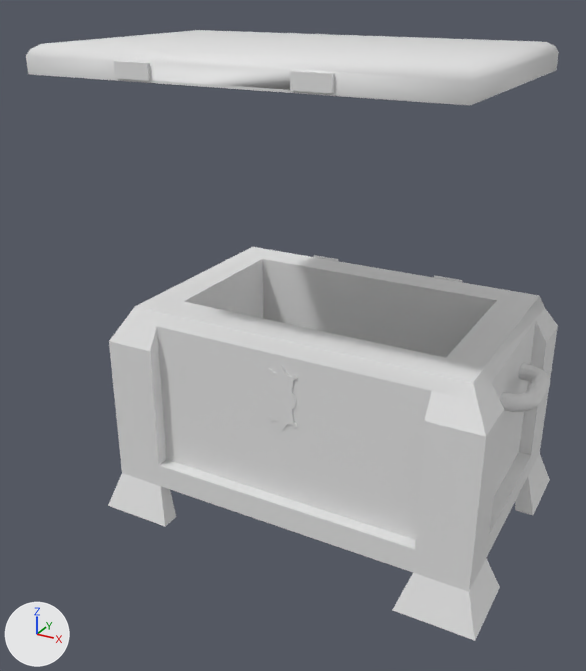
Two versions of the FBX model Content/Assets/chest.fbx, one commit apart.
One viewpoint serves both versions: a camera (50 mm lens) standing at (1.93, -4.07, 3.11) and looking at (-0.12, -0.33, 1.24). The axes (+X, +Y, +Z) are drawn at lower left. The lights are the same throughout. Where no turn or scale is listed for an object, it has been applied to the vertices. Vertices at the same position are counted once.

The first picture shows 'Chest', 'Lid'.
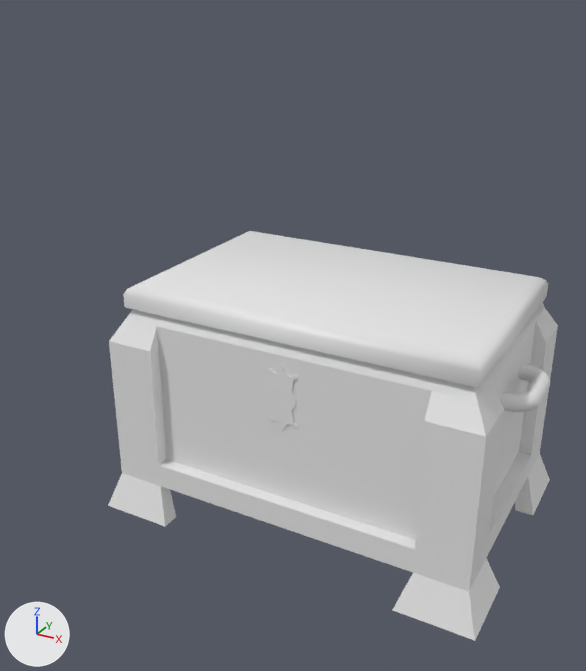
Where the newer file only moved an object's origin or applied its transform, the numbers keep the older frame.

What the commit changed:
me_lid has 32 vertices, 27 faces and spans x -1.06..1.06, y -0.71..0.67, z 1.35..1.48.
me_lid is used by ob_lid; location (0.0, -0.492, 1.35).
me_lid part 1: the whole mesh is turned -180 degrees about the z axis through its middle, then moved by (0.0, -0.67, -1.35).
Object 'Lid' (ob_lid) moves from (0.0, -0.492, 1.35) to (0.0, 0.708, 1.35).

Location of each change, (x1, y1, x2, y2) in pixels of the pictures (586 x 671 px):
'Lid', mesh turned, moved
    before: (26, 30, 559, 106)
    after: (123, 231, 548, 388)
